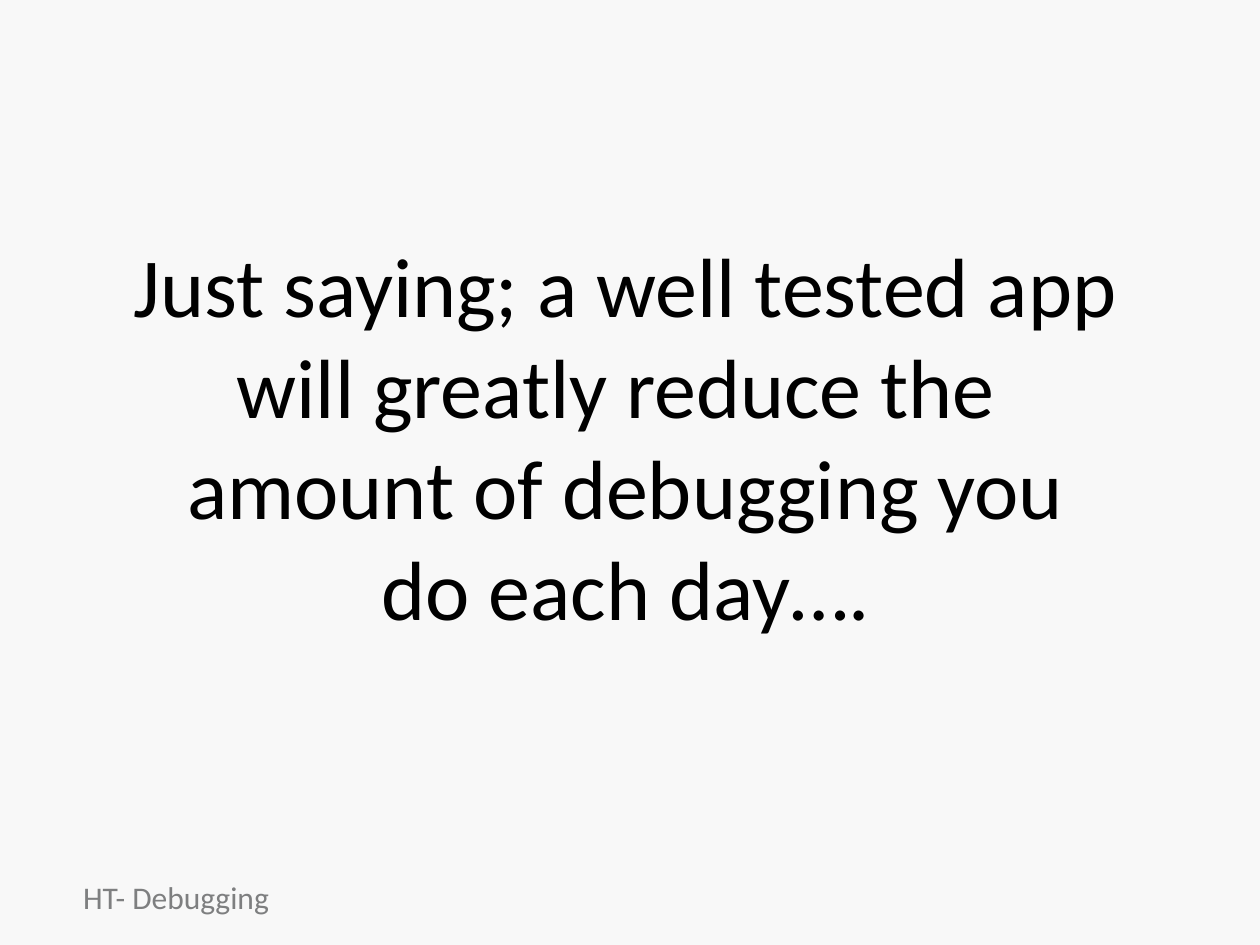
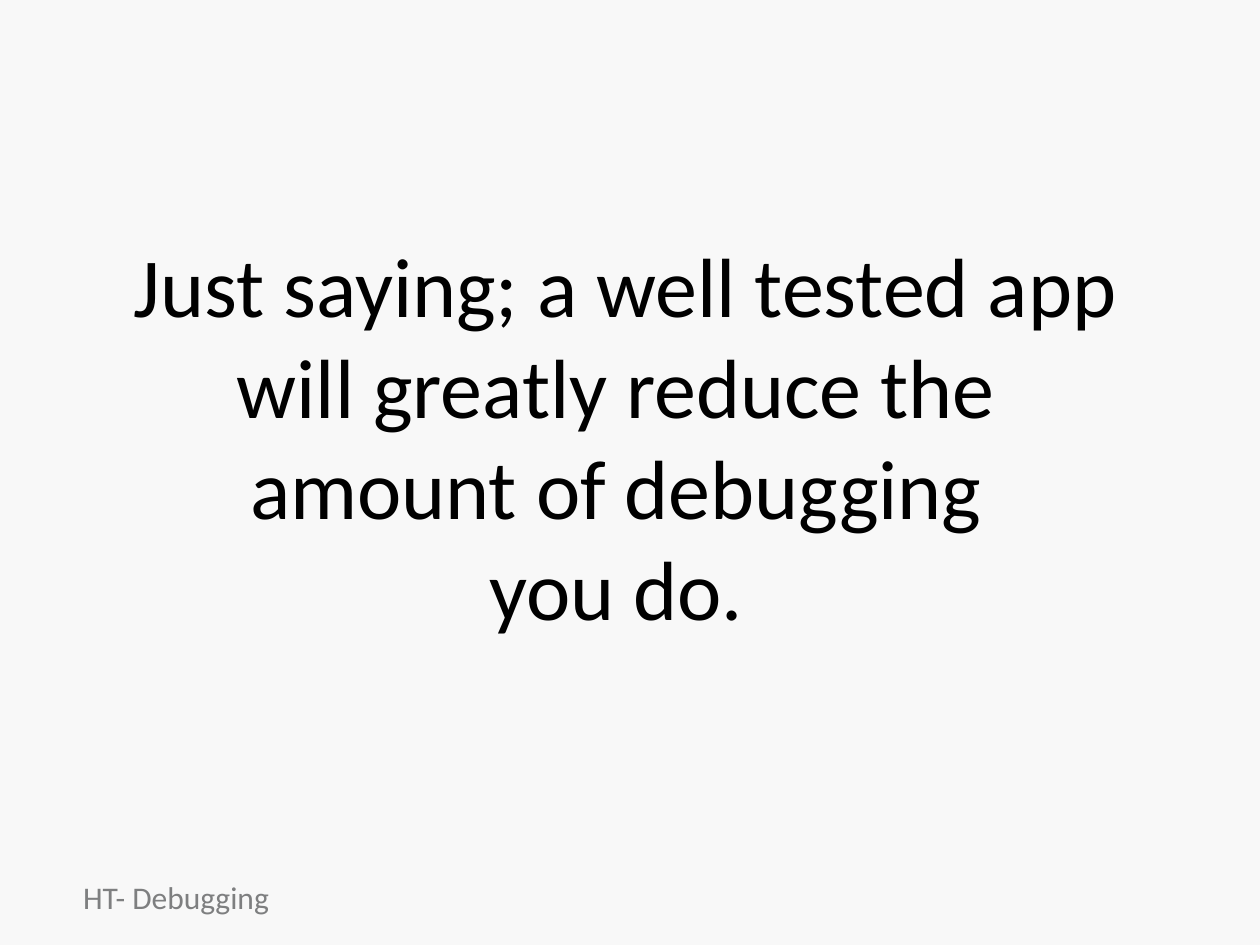
Before and after one commit to jumpcheng/debugging_notes, a slide deck: slide 30 of HT-debugging-basics.pptx (slide 26 before the commit). Drawn at 1260x945 pixels with LibreOffice and Linux fonts; fonts in the diff are those of the drawing; background and template pictures are left out. Boxes give left, top, right and bottom in pixels: in the first picture for what was removed or moved away, otherwise in the second. Text is boxed around its words. In the diff, an @@ line names an element or a change of style, - is before the commit and + after.

```diff
--- a/HT-debugging-basics.pptx
+++ b/HT-debugging-basics.pptx
@@ text at [250,460,982,634]: text changed @@
-amount of debugging you
-do each day….
+amount of debugging
+you do.
```
Also in this commit, not shown: 8 other slides changed, 4 slides added, 2 other files.
